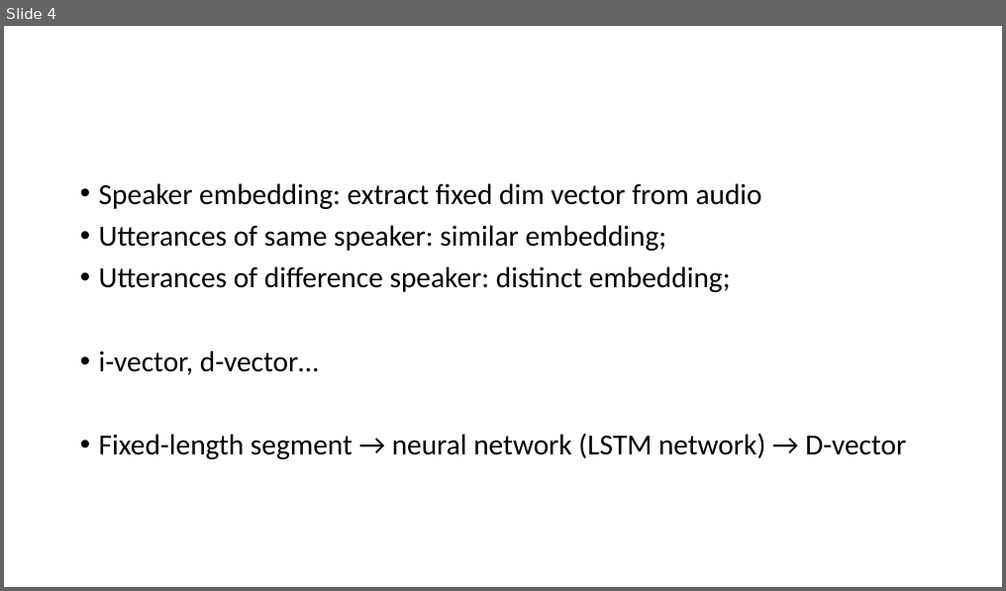
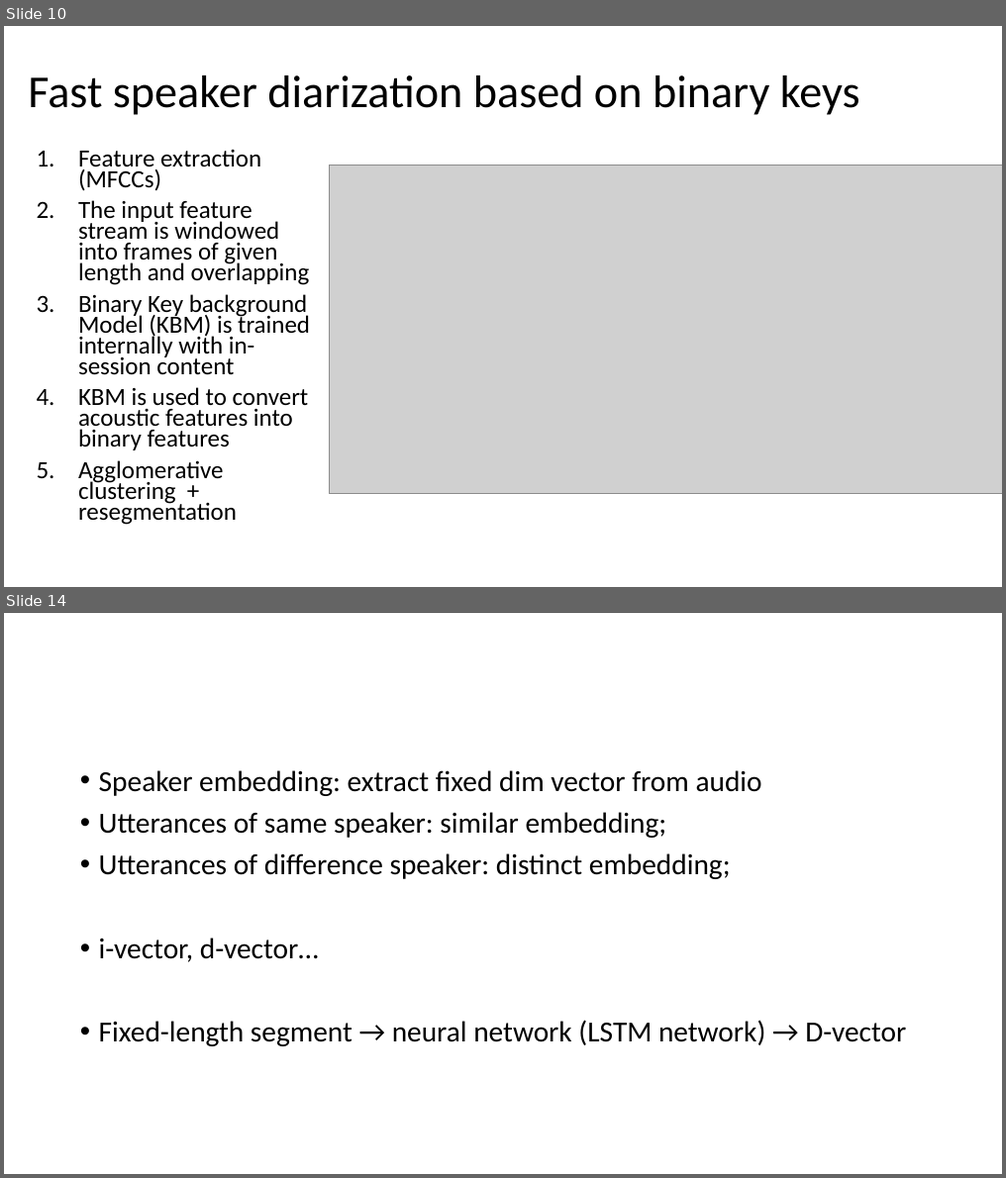
Before and after one commit to henryph/vba_project, a slide deck: speaker diarization.pptx. Shown one above the other, each under a label of ours: slide 4 before the commit, slides 10 and 14 after it; the slides between them are not shown. The pictures are 1006x591 and 1006x1178 pixels, drawn with LibreOffice and Linux fonts; fonts in the diff are those of the drawing; grey boxes stand for pictures. Boxes give left, top, right and bottom in pixels: in the first picture for what was removed or moved away, otherwise in the second. Text is boxed around its words. In the diff, an @@ line names an element or a change of style, - is before the commit and + after.

```diff
--- a/speaker diarization.pptx
+++ b/speaker diarization.pptx
@@ slide 10 added at <box>4,26,1002,587</box>, background #FFFFFF @@
@@ title added at <box>28,76,860,115</box>, 44 pt, text #000000 @@
+Fast speaker diarization based on binary keys
@@ text added at <box>78,149,310,525</box>, 23.8 pt, text #000000 @@
+1. Feature extraction (MFCCs)
+2. The input feature stream is windowed into frames of given length and overlapping
+3. Binary Key background Model (KBM) is trained internally with in-session content
+4. KBM is used to convert acoustic features into binary features
+5. Agglomerative clustering + resegmentation
@@ picture added at <box>329,166,1002,494</box> @@
@@ what was slide 4 is now slide 14 @@
```
Also in this commit, not shown: 4 slides changed, 7 other slides added, 3 other files.
